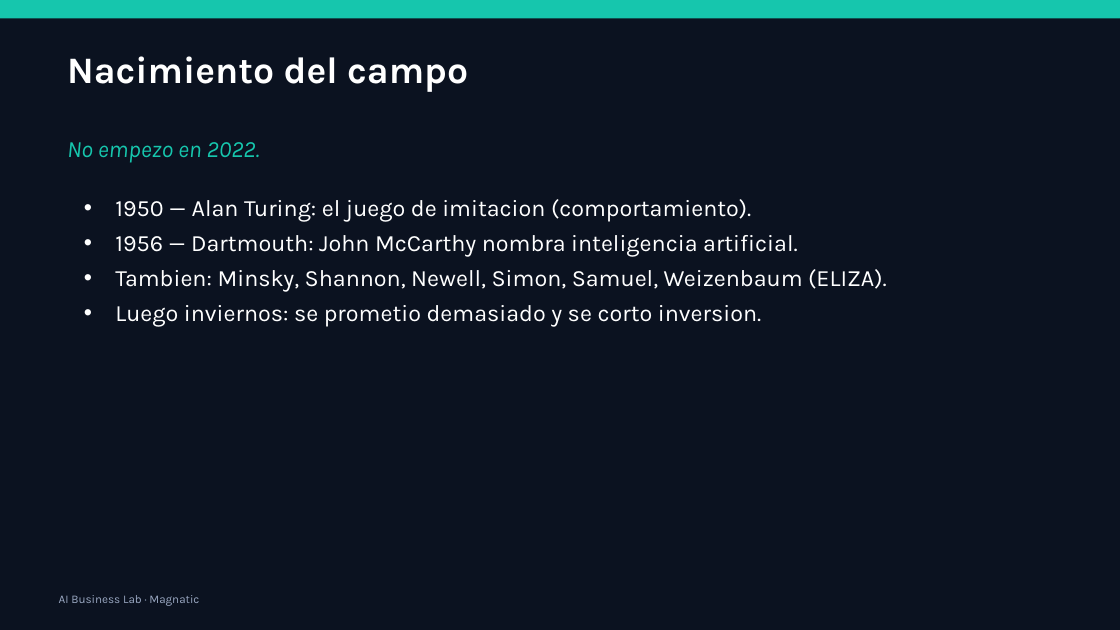
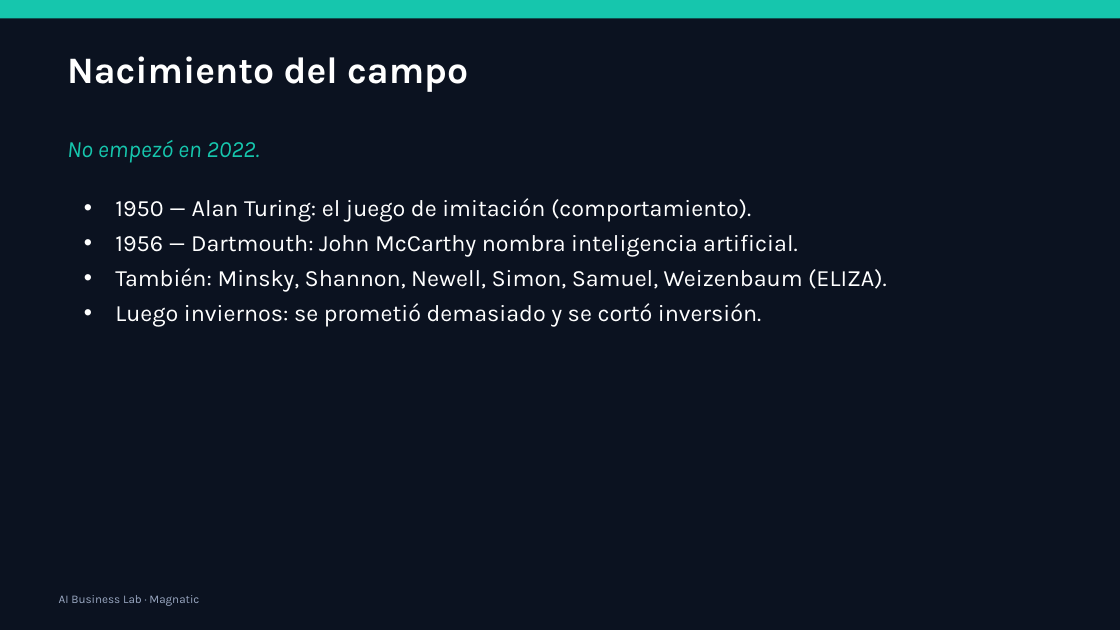
Before and after one commit to xander0408/CURSOS, a slide deck: slide 10 of AI-Business-Lab-Presentacion.pptx. Drawn at 1120x630 pixels with LibreOffice and Linux fonts; fonts in the diff are those of the drawing. Boxes give left, top, right and bottom in pixels: in the first picture for what was removed or moved away, otherwise in the second. Text is boxed around its words. In the diff, an @@ line names an element or a change of style, - is before the commit and + after.

```diff
--- a/AI-Business-Lab-Presentacion.pptx
+++ b/AI-Business-Lab-Presentacion.pptx
@@ text at [67,140,260,163]: text changed @@
-No empezo en 2022.
+No empezó en 2022.
@@ text at [115,198,751,221]: text changed @@
-• 1950 — Alan Turing: el juego de imitacion (comportamiento).
+• 1950 — Alan Turing: el juego de imitación (comportamiento).
@@ text at [115,268,887,326]: text changed @@
-• Tambien: Minsky, Shannon, Newell, Simon, Samuel, Weizenbaum (ELIZA).
-• Luego inviernos: se prometio demasiado y se corto inversion.
+• También: Minsky, Shannon, Newell, Simon, Samuel, Weizenbaum (ELIZA).
+• Luego inviernos: se prometió demasiado y se cortó inversión.
```
Also in this commit, not shown: 56 other slides changed, 27 other files.
